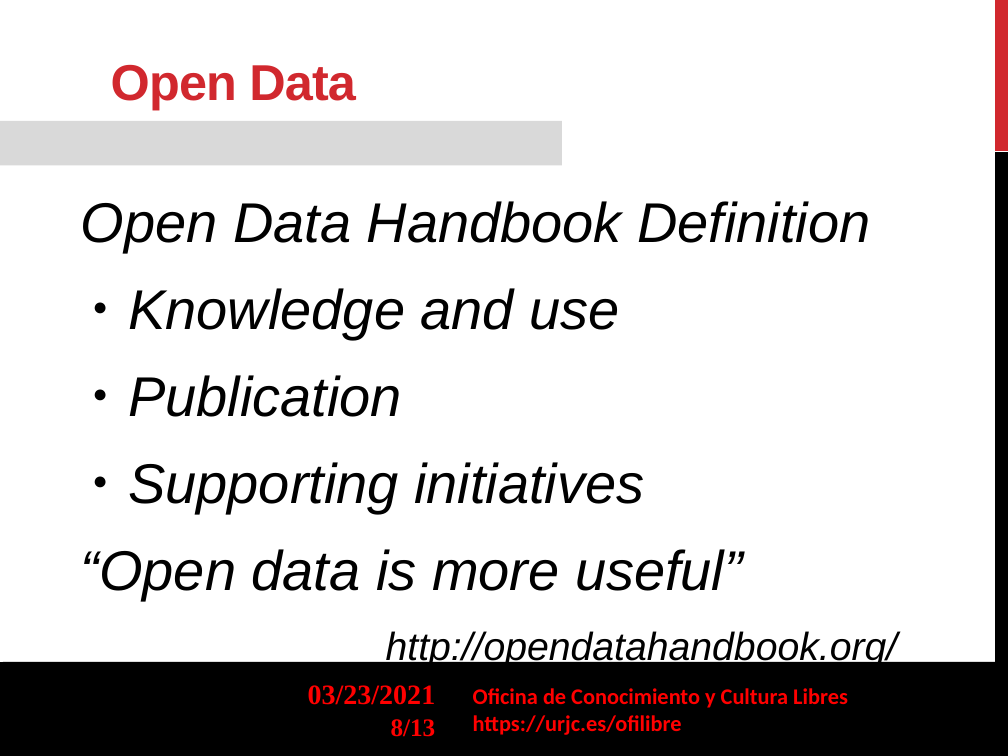
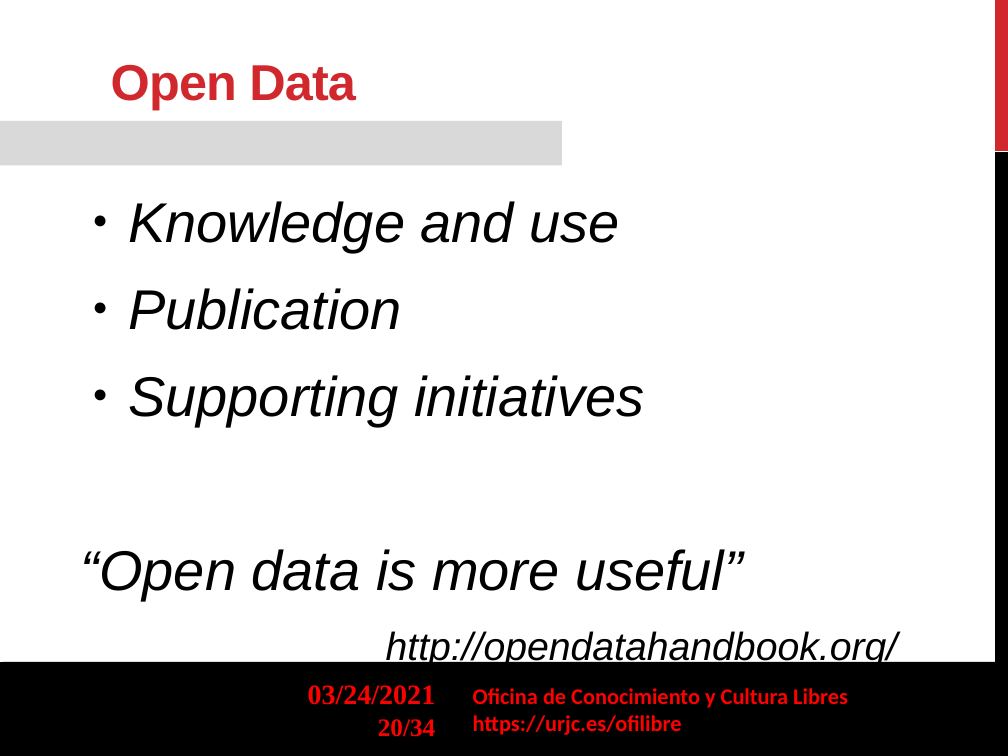
Before and after one commit to gabrielIzquierdo/OfiLibreGabri.github.io, a slide deck: slide 20 of transpas/ofilibre/Ofilibre-presentacion-en.odp (slide 8 before the commit). Drawn at 1008x756 pixels with LibreOffice and Linux fonts; fonts in the diff are those of the drawing; background and template pictures are left out. Boxes give left, top, right and bottom in pixels: in the first picture for what was removed or moved away, otherwise in the second. Text is boxed around its words. In the diff, an @@ line names an element or a change of style, - is before the commit and + after.

```diff
--- a/transpas/ofilibre/Ofilibre-presentacion-en.odp
+++ b/transpas/ofilibre/Ofilibre-presentacion-en.odp
@@ text at box(81, 201, 870, 252): paragraph removed @@
-Open Data Handbook Definition
@@ text at box(308, 685, 436, 705): text changed @@
-03/23/2021
+03/24/2021
@@ page number at box(378, 719, 435, 737): text changed @@
-8/13
+20/34
```
Also in this commit, not shown: 12 other slides changed, 21 slides added, 1 other file.
